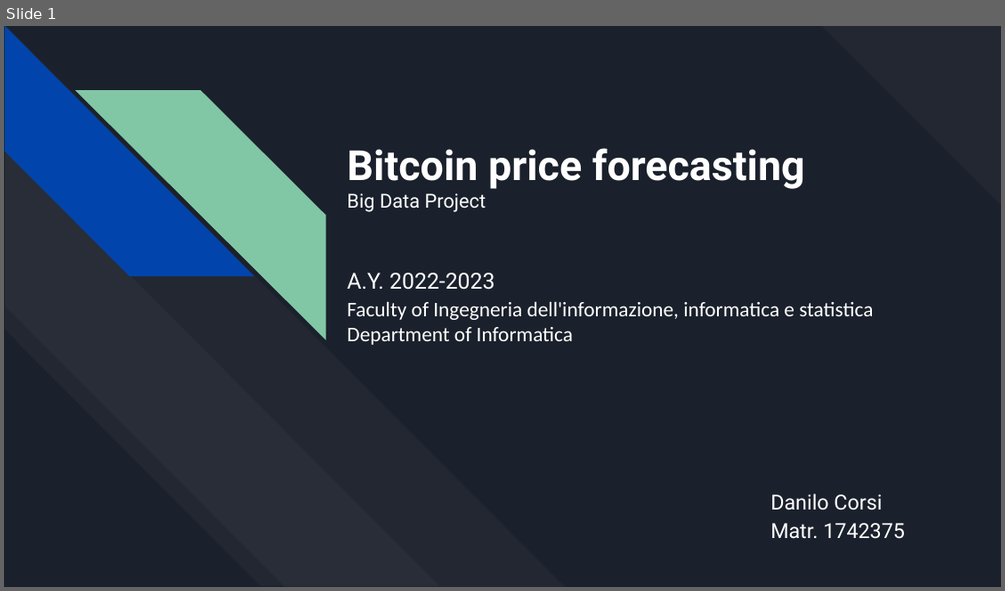
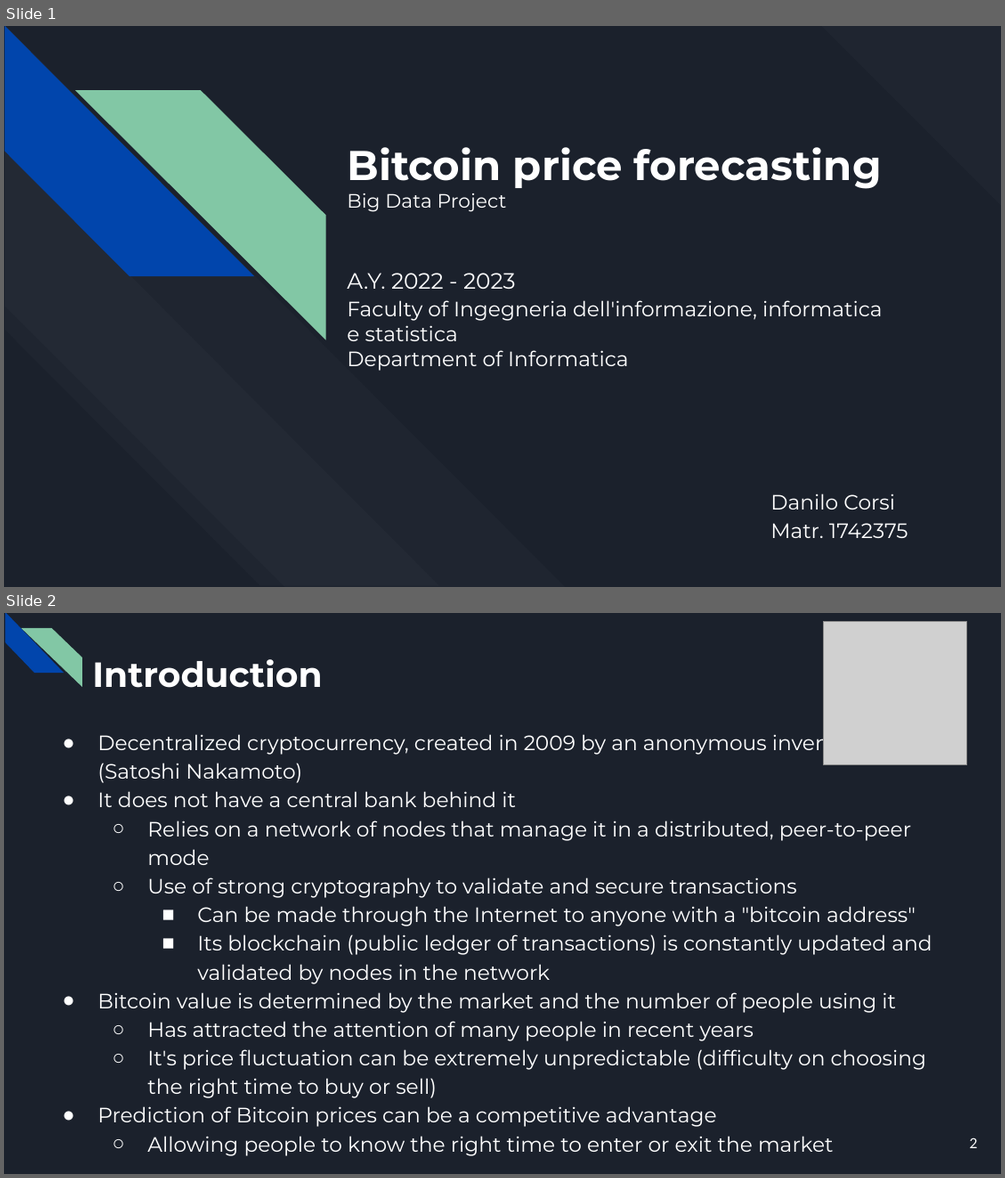
Before and after one commit to CorsiDanilo/bitcoin-price-prediction-with-pyspark, a slide deck: presentation/presentation.pptx. Shown one above the other, each under a label of ours: slide 1 before the commit, slides 1 and 2 after it. The pictures are 1005x591 and 1005x1178 pixels, drawn with LibreOffice and Linux fonts; fonts in the diff are those of the drawing; grey boxes stand for pictures. Boxes give left, top, right and bottom in pixels: in the first picture for what was removed or moved away, otherwise in the second. Text is boxed around its words. In the diff, an @@ line names an element or a change of style, - is before the commit and + after.

```diff
--- a/presentation/presentation.pptx
+++ b/presentation/presentation.pptx
@@ slide 2 added at [4, 613, 1001, 1174], background #1B212C @@
@@ diag stripe added at [4, 613, 65, 672], fill #0145AC @@
@@ diag stripe added at [21, 628, 81, 687], fill #82C7A5 @@
@@ picture added at [824, 622, 967, 765] @@
@@ title added at [92, 659, 322, 688], 25.2 pt, text #FFFFFF, bold @@
+Introduction
@@ text added at [97, 730, 931, 1156], 15 pt, text #FFFFFF @@
+● Decentralized cryptocurrency, created in 2009 by an anonymous inventor
+  (Satoshi Nakamoto)
+● It does not have a central bank behind it
+  ○ Relies on a network of nodes that manage it in a distributed, peer-to-peer mode
+  ○ Use of strong cryptography to validate and secure transactions
+    ■ Can be made through the Internet to anyone with a "bitcoin address"
+    ■ Its blockchain (public ledger of transactions) is constantly updated and validated by nodes in the network
+● Bitcoin value is determined by the market and the number of people using it
+  ○ Has attracted the attention of many people in recent years
+  ○ It's price fluctuation can be extremely unpredictable (difficulty on choosing the right time to buy or sell)
+● Prediction of Bitcoin prices can be a competitive advantage
+  ○ Allowing people to know the right time to enter or exit the market
@@ page number added at [970, 1137, 978, 1148], 10 pt, text #FFFFFF @@
+2
@@ slide 1 changed as well @@
@@ fill #FFFFFF at 3% opacity to #FFFFFF at 2% opacity in 3 elements at [821, 26, 1001, 206], [4, 27, 566, 586], [4, 151, 439, 584] @@
@@ text at [347, 147, 882, 212]: font Roboto to Montserrat in "Bitcoin price forecasting", "Big Data Project" @@
@@ text "Faculty of Ingegneria dell'informazione, informatica ..." at [347, 300, 882, 370]: font Calibri to Montserrat @@
@@ text at [347, 273, 516, 289]: text changed; font Roboto to Montserrat @@
-A.Y. 2022-2023
+A.Y. 2022 - 2023
@@ text "Danilo Corsi" at [770, 493, 908, 538]: font Roboto to Montserrat @@
```
Also in this commit, not shown: 5 other slides changed, 13 other slides added, 8 slides removed, 2 other files.
